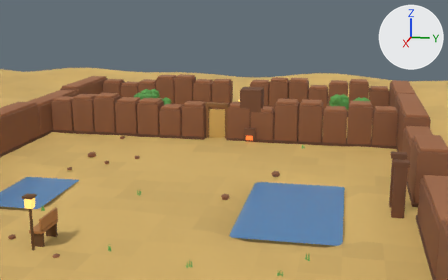
The glTF model public/world/hub.glb as it was, and as the next commit left it.
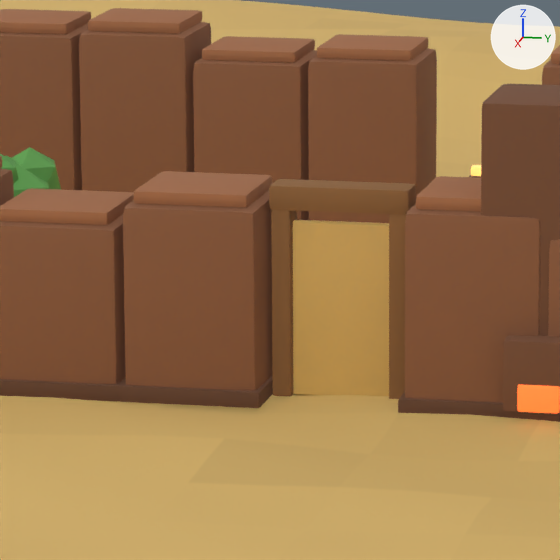
Old and new are each drawn from a 50 mm camera at (32.23, -3.07, 6.34) aimed at (6.61, -8.19, -0.07) and again close up on the part from 36% to 56% of the width and 26% to 59% of the height. Arrows for +X, +Y and +Z are at upper right; the lights stay in place. The last two pictures show the newer version. Vertices at exactly the same position are counted once.

Names of what the first close-up shows: 'door:hub-unison:0', 'ground', 'props', 'trees', 'walls'.
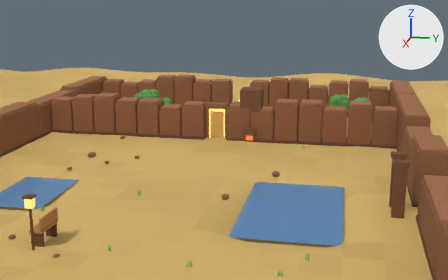
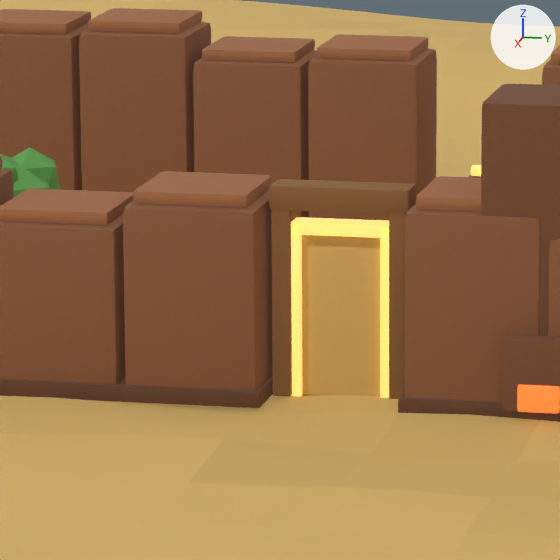
What changed in the scene script:
```text
Add mat_door_glow:
    mat_door_glow = principled_material('door-glow')
    mat_door_glow.base_color = (0.888, 0.552, 0.153)  # orange #f2c46d
    mat_door_glow.roughness = 0.4
    mat_door_glow.emission_color = (0.888, 0.552, 0.153)  # orange #f2c46d
    mat_door_glow.emission_strength = 1.0
Change me_door_hub_unison_0:
    used by ob_door_hub_unison_0; location = (0.0, 0.0, 0.0)
    remove me_door_hub_unison_0.from_pydata(...)  # 68 vertices, 128 faces; spans x 6.385..6.55, y -8.87..-8.13, z 0.0..1.25
    add me_door_hub_unison_0.from_pydata(...)  # 236 vertices, 452 faces; spans x 6.385..6.6, y -8.875..-8.125, z 0.0..1.255
    me_door_hub_unison_0 part 1: a new loose piece of 56 vertices spanning x 6.4..6.6, y -8.875..-8.785, z 0.0..1.25, in mat_door_glow (orange #f2c46d, glowing orange #f2c46d)
    me_door_hub_unison_0 part 2: a new loose piece of 56 vertices spanning x 6.4..6.6, y -8.215..-8.125, z 0.0..1.25, in mat_door_glow (orange #f2c46d, glowing orange #f2c46d)
    me_door_hub_unison_0 part 3: a new loose piece of 56 vertices spanning x 6.4..6.6, y -8.87..-8.13, z 1.165..1.255, in mat_door_glow (orange #f2c46d, glowing orange #f2c46d)
    add me_door_hub_unison_0.materials.append(mat_door_glow)  # orange #f2c46d, glowing orange #f2c46d
```

Boxes (x1, y1, x2, y2) around the edits, measured in the close-ups (560 x 560 px):
'door:hub-unison:0', reshaped
    before: (293, 220, 389, 396)
    after: (291, 217, 389, 398)
part 1 of me_door_hub_unison_0, added
    after: (291, 224, 303, 397)
part 2 of me_door_hub_unison_0, added
    after: (380, 228, 389, 398)
part 3 of me_door_hub_unison_0, added
    after: (291, 217, 389, 238)
